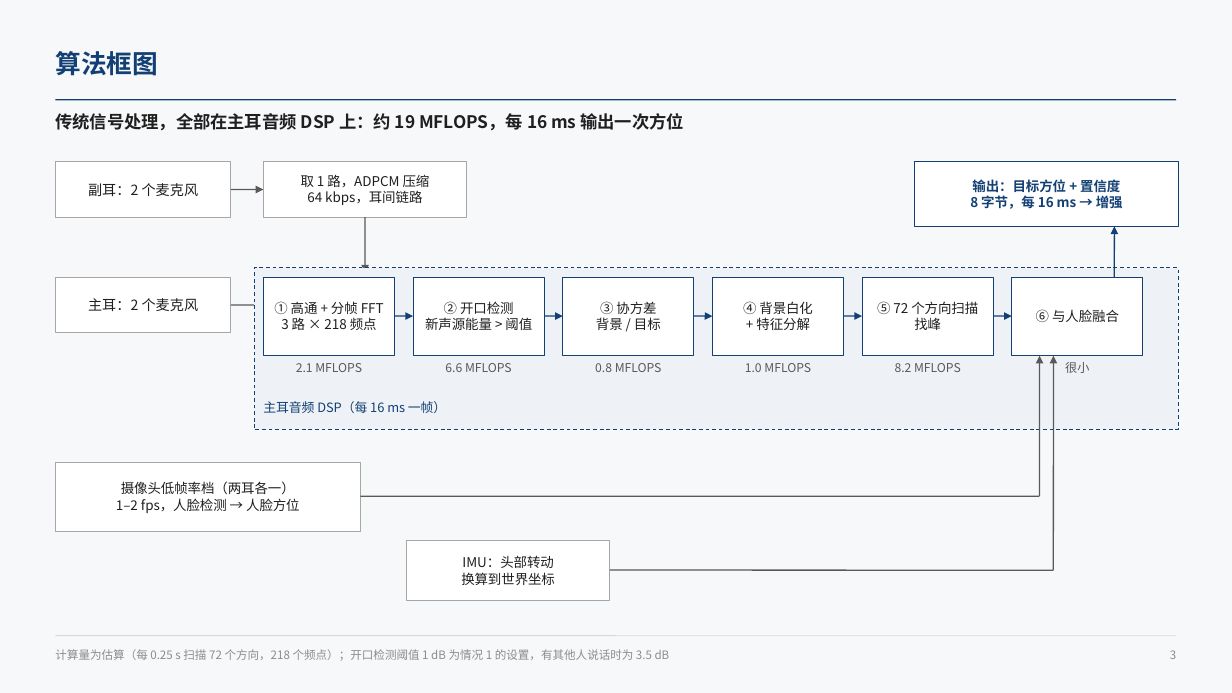
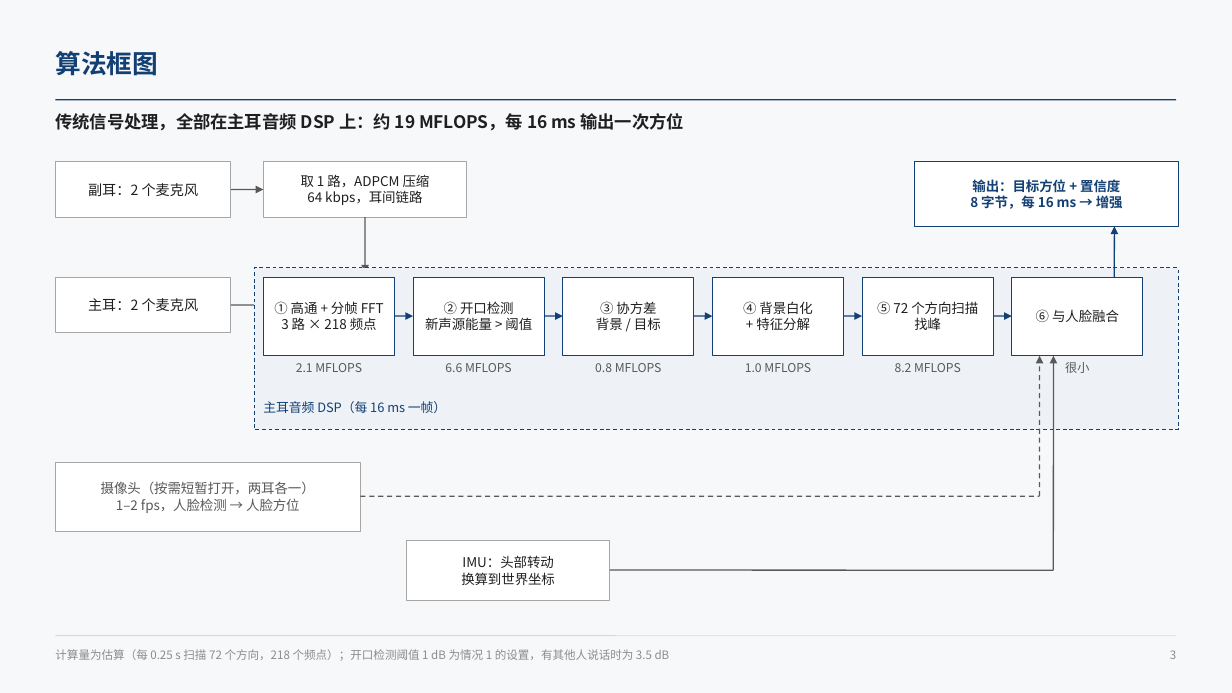
Before and after one commit to ZeroFoxxi/ssl-scene1, a slide deck: slide 3 of 02_耳机声源定位/耳机声源定位_情况1分析.pptx. Drawn at 1232x693 pixels with LibreOffice and Linux fonts; fonts in the diff are those of the drawing. Boxes give left, top, right and bottom in pixels: in the first picture for what was removed or moved away, otherwise in the second. Text is boxed around its words. In the diff, an @@ line names an element or a change of style, - is before the commit and + after.

```diff
--- a/02_耳机声源定位/耳机声源定位_情况1分析.pptx
+++ b/02_耳机声源定位/耳机声源定位_情况1分析.pptx
@@ arrow (1040, 496) - (1040, 356): stroke #595959 1 pt to #595959 1 pt dashed @@
@@ text at (101,481,315,494): text changed; text colour #1F1F1F to #595959 @@
-摄像头低帧率档（两耳各一）
+摄像头（按需短暂打开，两耳各一）
@@ text at (116,498,300,513): text colour #1F1F1F to #595959 in "1–2 fps，人脸检测 → 人脸方位" @@
@@ line (360, 496) - (1040, 496): stroke #595959 1 pt to #595959 1 pt dashed @@
```
Also in this commit, not shown: 3 other slides changed, 4 other files.
